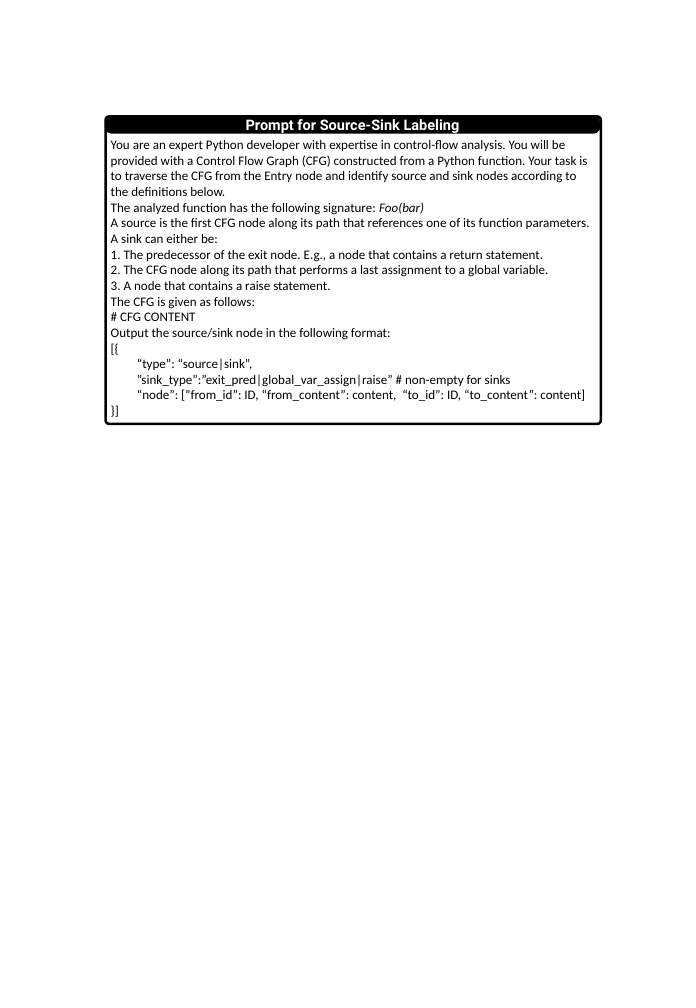
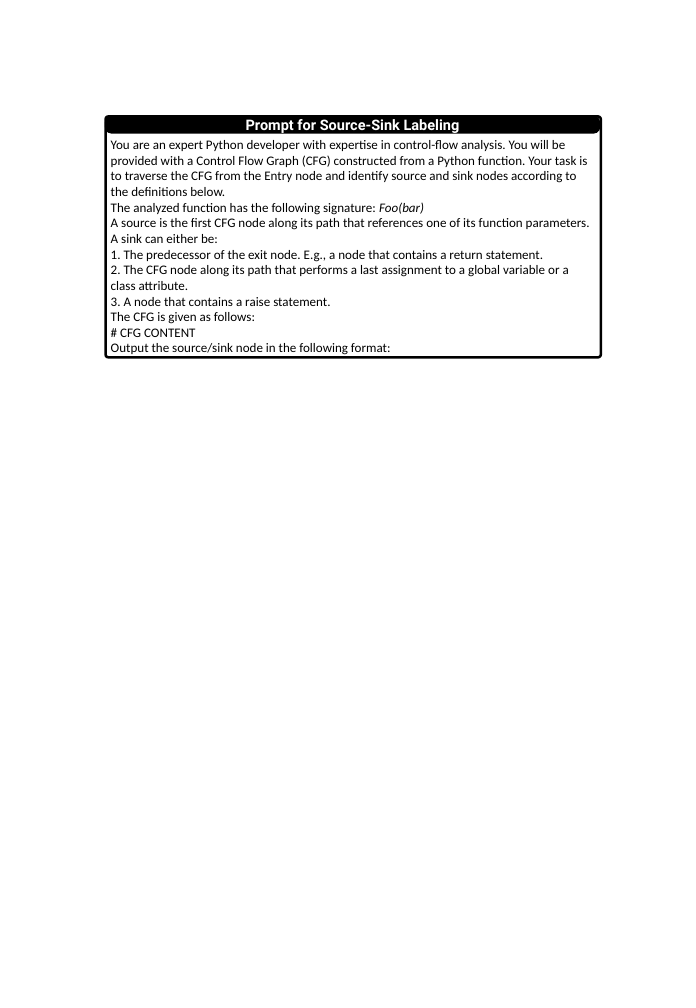
Before and after one commit to yangguangyishutou/performance, a slide deck: slide 2 of update/compatibility/fig/prompt.pptx. Drawn at 696x1008 pixels with LibreOffice and Linux fonts; fonts in the diff are those of the drawing. Boxes give left, top, right and bottom in pixels: in the first picture for what was removed or moved away, otherwise in the second. Text is boxed around its words. In the diff, an @@ line names an element or a change of style, - is before the commit and + after.

```diff
--- a/update/compatibility/fig/prompt.pptx
+++ b/update/compatibility/fig/prompt.pptx
@@ rounded rectangle: place and size @@
-rounded rectangle at [105, 116, 601, 424]
+rounded rectangle at [105, 116, 601, 357]
@@ text at [111, 265, 569, 290]: text changed @@
-2. The CFG node along its path that performs a last assignment to a global variable.
+2. The CFG node along its path that performs a last assignment to a global variable or a class attribute.
@@ text at [137, 358, 585, 401]: paragraphs removed @@
-[{
-“type”: “source|sink”,
-”sink_type”:”exit_pred|global_var_assign|raise” # non-empty for sinks
-“node”: [”from_id”: ID, “from_content”: content, “to_id”: ID, “to_content”: content]
-}]
```
Also in this commit, not shown: 6 other slides changed, 15 other files.
